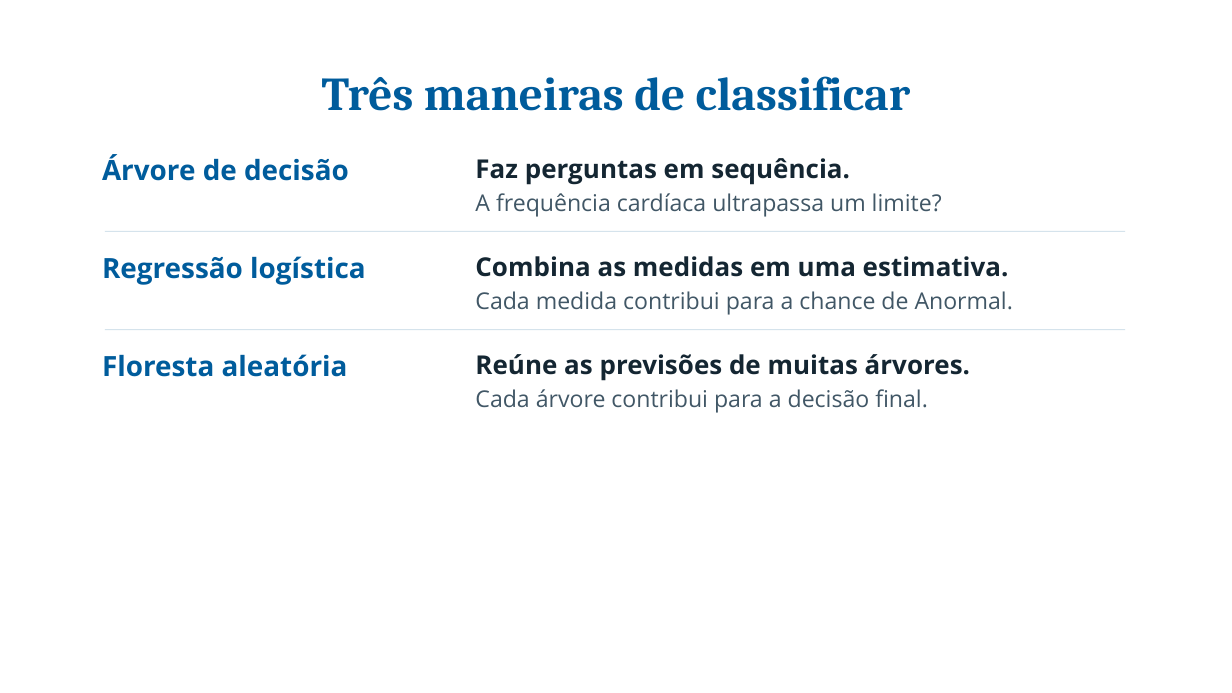
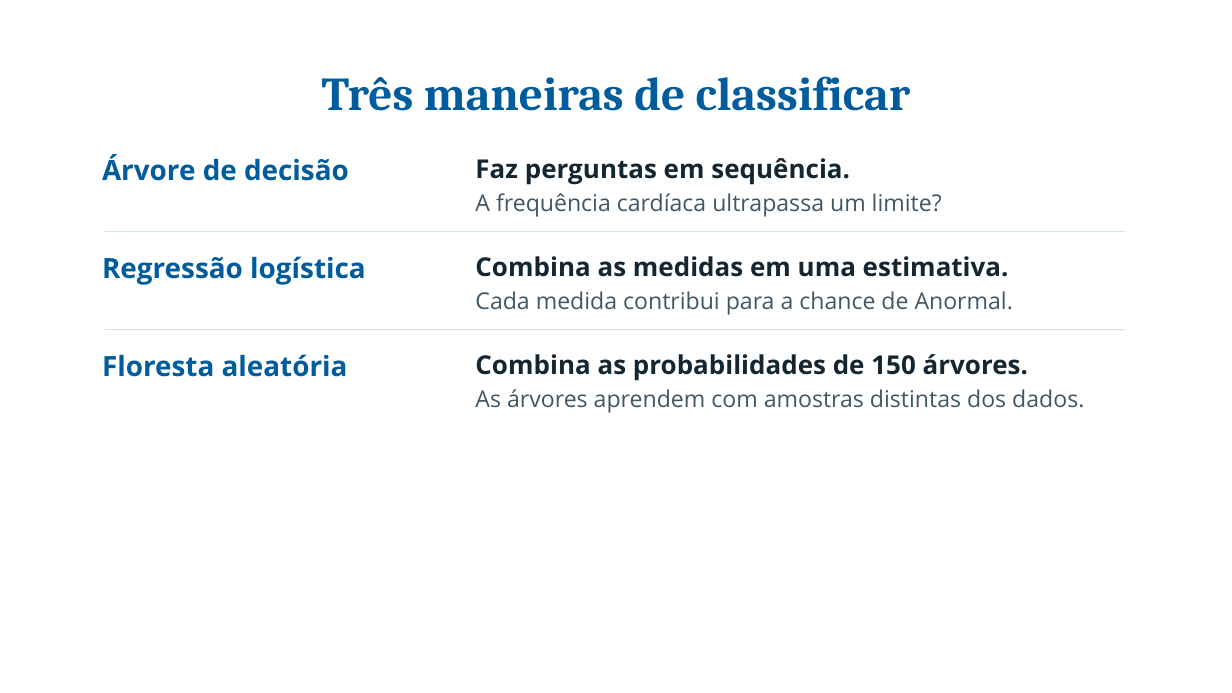
Before and after one commit to pedroafm06/Data-Mining, a slide deck: slide 6 of presentation/a2_inf/output/Apresentacao_A2_INF.pptx. Drawn at 1232x693 pixels with LibreOffice and Linux fonts; fonts in the diff are those of the drawing; background and template pictures are left out. Boxes give left, top, right and bottom in pixels: in the first picture for what was removed or moved away, otherwise in the second. Text is boxed around its words. In the diff, an @@ line names an element or a change of style, - is before the commit and + after.

```diff
--- a/presentation/a2_inf/output/Apresentacao_A2_INF.pptx
+++ b/presentation/a2_inf/output/Apresentacao_A2_INF.pptx
@@ text at (475, 354, 1028, 381): text changed @@
-Reúne as previsões de muitas árvores.
+Combina as probabilidades de 150 árvores.
@@ text at (475, 389, 1084, 413): text changed @@
-Cada árvore contribui para a decisão final.
+As árvores aprendem com amostras distintas dos dados.
```
Also in this commit, not shown: 13 other slides changed, 2 slides added, 6 other files.
